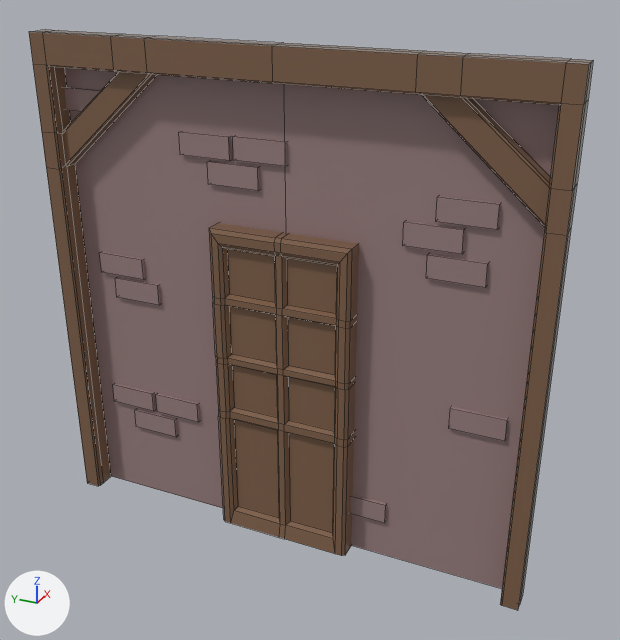
Before and after pictures for a commit that changed the FBX model PC_Client_&_Server_Makina/Assets/Prefabs/TestFaçadeIntegrer/Box016.fbx.
Rendered twice from a 50 mm camera at (-4.55, -1.97, 3.53) aimed at (-0.36, -0.08, 1.43). Lighting does not change. The marker at lower left points along +X, +Y and +Z. Mesh edges are drawn as thin lines.
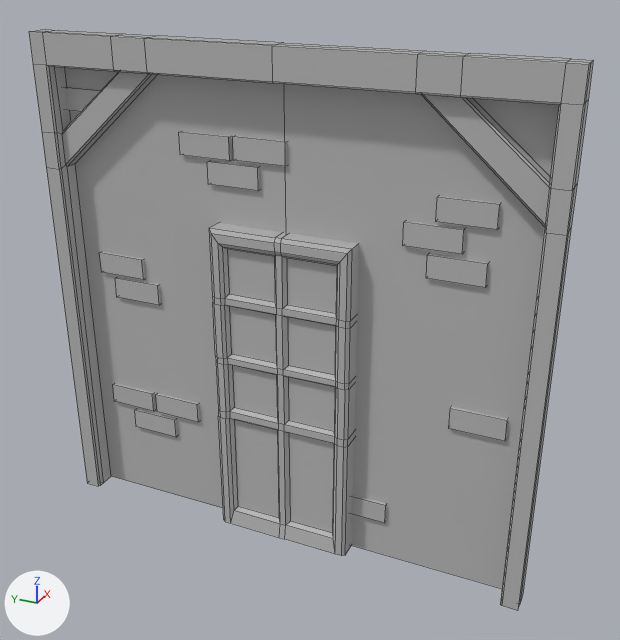
Edits to the scene script, one JSON object a line:
```json
{"op": "add", "block": "mat_07___default", "code": ["mat_07___default = principled_material('07 - Default')", "mat_07___default.base_color = (0.5, 0.5, 0.5)  # grey #bcbcbc", "mat_07___default.roughness = 0.0"]}
{"block": "me_mesh", "where": "me_mesh.from_pydata(...)  # 362 vertices, 290 faces; spans x -0.64..-0.1, y -1.5..1.5, z 0.0..3.0"}
{"block": "me_mesh", "where": "# used by ob_box016; location = (0.0, 0.0, 0.0)"}
{"block": "me_mesh", "change": "me_mesh part 1: all 46 faces that had it switch from mat_02___default (brown #9c8282) to mat_07___default (grey #bcbcbc)"}
{"block": "me_mesh", "change": "me_mesh part 2: all 244 faces that had it switch from mat_03___default (brown #82634d) to mat_07___default (grey #bcbcbc)"}
```

Location of each change, [x1, y1, x2, y2] in pixels of the pictures (620 x 640 px):
```json
{"part": 1, "of": "me_mesh", "change": "recoloured", "before": [64, 68, 559, 589], "after": [64, 68, 559, 589]}
{"part": 2, "of": "me_mesh", "change": "recoloured", "before": [29, 30, 593, 610], "after": [29, 30, 593, 610], "on screen": "brown to grey"}
```
